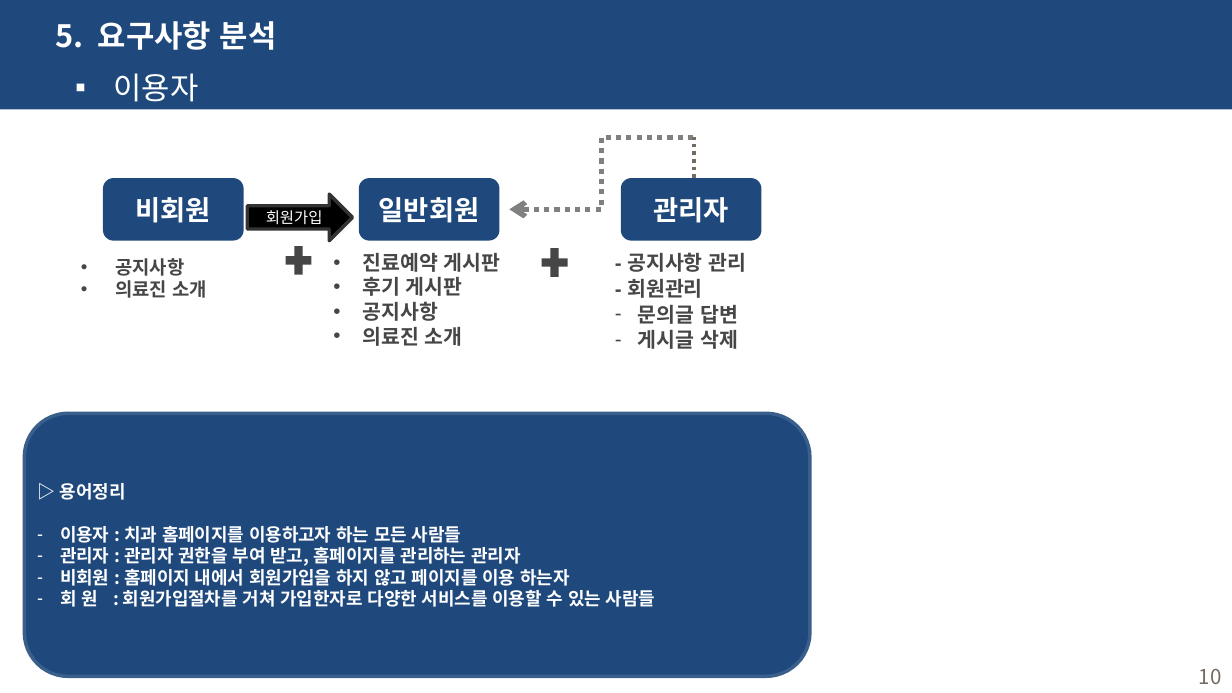
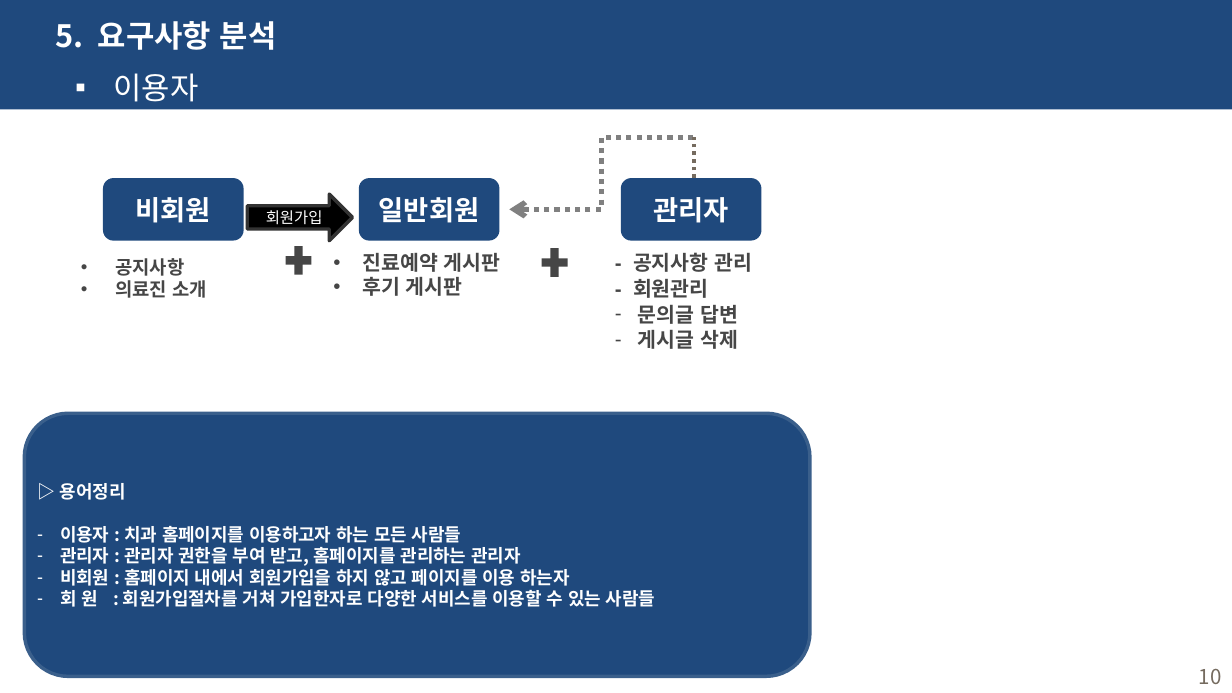
Before and after one commit to haryoung1/1st-dentalproject, a slide deck: slide 10 of 0317_치카치카치과.pptx. Drawn at 1232x693 pixels with LibreOffice and Linux fonts; fonts in the diff are those of the drawing. Boxes give left, top, right and bottom in pixels: in the first picture for what was removed or moved away, otherwise in the second. Text is boxed around its words. In the diff, an @@ line names an element or a change of style, - is before the commit and + after.

```diff
--- a/0317_치카치카치과.pptx
+++ b/0317_치카치카치과.pptx
@@ text "- 공지사항 관리": place and size @@
-text "- 공지사항 관리" at bbox=[627, 252, 747, 349]
+text "- 공지사항 관리" at bbox=[633, 252, 752, 349]
@@ text at bbox=[363, 301, 463, 346]: paragraphs removed @@
-• 공지사항
-• 의료진 소개
```
Also in this commit, not shown: 10 other slides changed, 11 other files.
